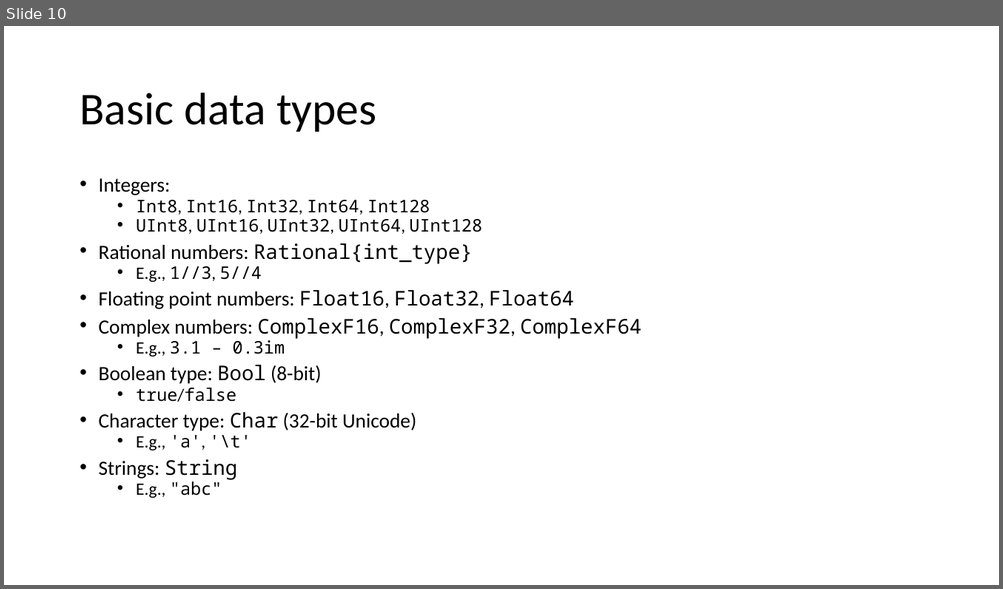
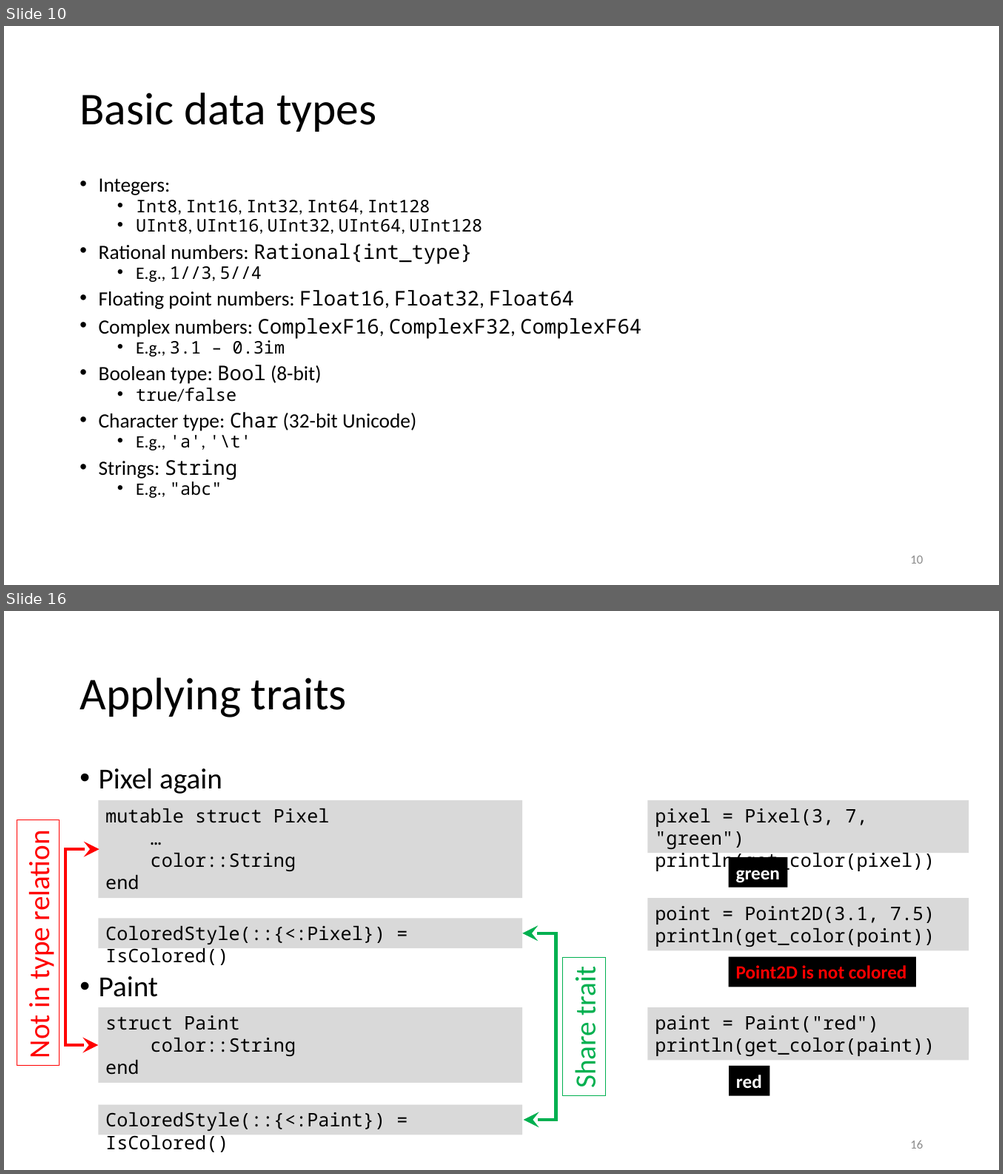
Before and after one commit to gjbex/Julia_good_bad_ugly, a slide deck: Julia,_good_back_ugly.pptx. Shown one above the other, each under a label of ours: slide 10 before the commit, slides 10 and 16 after it; the slides between them are not shown. The pictures are 1003x589 and 1003x1174 pixels, drawn with LibreOffice and Linux fonts; fonts in the diff are those of the drawing. Boxes give left, top, right and bottom in pixels: in the first picture for what was removed or moved away, otherwise in the second. Text is boxed around its words. In the diff, an @@ line names an element or a change of style, - is before the commit and + after.

Commit message:
Add slides on abstract types, subtypes and traits

```diff
--- a/Julia,_good_back_ugly.pptx
+++ b/Julia,_good_back_ugly.pptx
@@ slide 16 added at [4,611,999,1170], background #FFFFFF @@
@@ title added at [79,678,347,718], 44 pt, text #000000 @@
+Applying traits
@@ text added at [99,768,222,794], 28 pt, text #000000 @@
+• Pixel again
+• Paint
@@ rectangle added at [98,800,522,898], fill #D9D9D9, 18 pt, text #000000 @@
+mutable struct Pixel
+…
+color::String
+end
@@ rectangle added at [648,800,969,854], fill #D9D9D9, 18 pt, text #000000 @@
+pixel = Pixel(3, 7, "green")
+println(get_color(pixel))
@@ rectangle added at [17,820,59,1066], outline #FF0000 0.75 pt, 28 pt, text #FF0000 @@
+Not in type relation
@@ elbow double arrow added from (99, 850) to (98, 1045), #FF0000 3 pt @@
@@ rectangle added at [728,857,788,887], fill #000000, 18 pt, text #FFFFFF, bold @@
+green
@@ rectangle added at [648,898,969,951], fill #D9D9D9, 18 pt, text #000000 @@
+point = Point2D(3.1, 7.5)
+println(get_color(point))
@@ rectangle added at [98,918,522,948], fill #D9D9D9, 18 pt, text #000000 @@
+ColoredStyle(::{<:Pixel}) = IsColored()
@@ elbow double arrow added from (523, 934) to (523, 1121), #00B050 3 pt @@
@@ rectangle added at [563,957,605,1096], outline #00B050 0.75 pt, 28 pt, text #00B050 @@
+Share trait
@@ rectangle added at [728,957,916,987], fill #000000, 18 pt, text #FF0000, bold @@
+Point2D is not colored
@@ rectangle added at [98,1008,522,1083], fill #D9D9D9, 18 pt, text #000000 @@
+struct Paint
+color::String
+end
@@ rectangle added at [648,1008,969,1061], fill #D9D9D9, 18 pt, text #000000 @@
+paint = Paint("red")
+println(get_color(paint))
@@ rectangle added at [728,1066,769,1096], fill #000000, 18 pt, text #FFFFFF, bold @@
+red
@@ rectangle added at [98,1105,522,1135], fill #D9D9D9, 18 pt, text #000000 @@
+ColoredStyle(::{<:Paint}) = IsColored()
@@ page number added at [910,1141,922,1149], 12 pt, text #8C8C8C @@
+16
@@ slide 10 changed as well @@
@@ page number added at [910,556,922,564], 12 pt, text #8C8C8C @@
+10
```
Also in this commit, not shown: 10 other slides changed, 4 other slides added, 1 slide removed.
